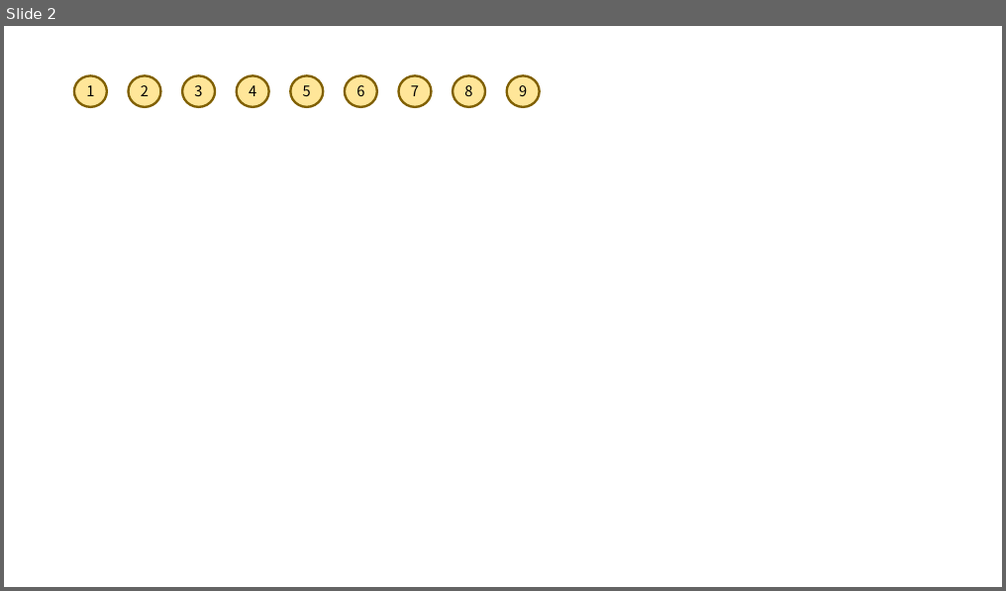
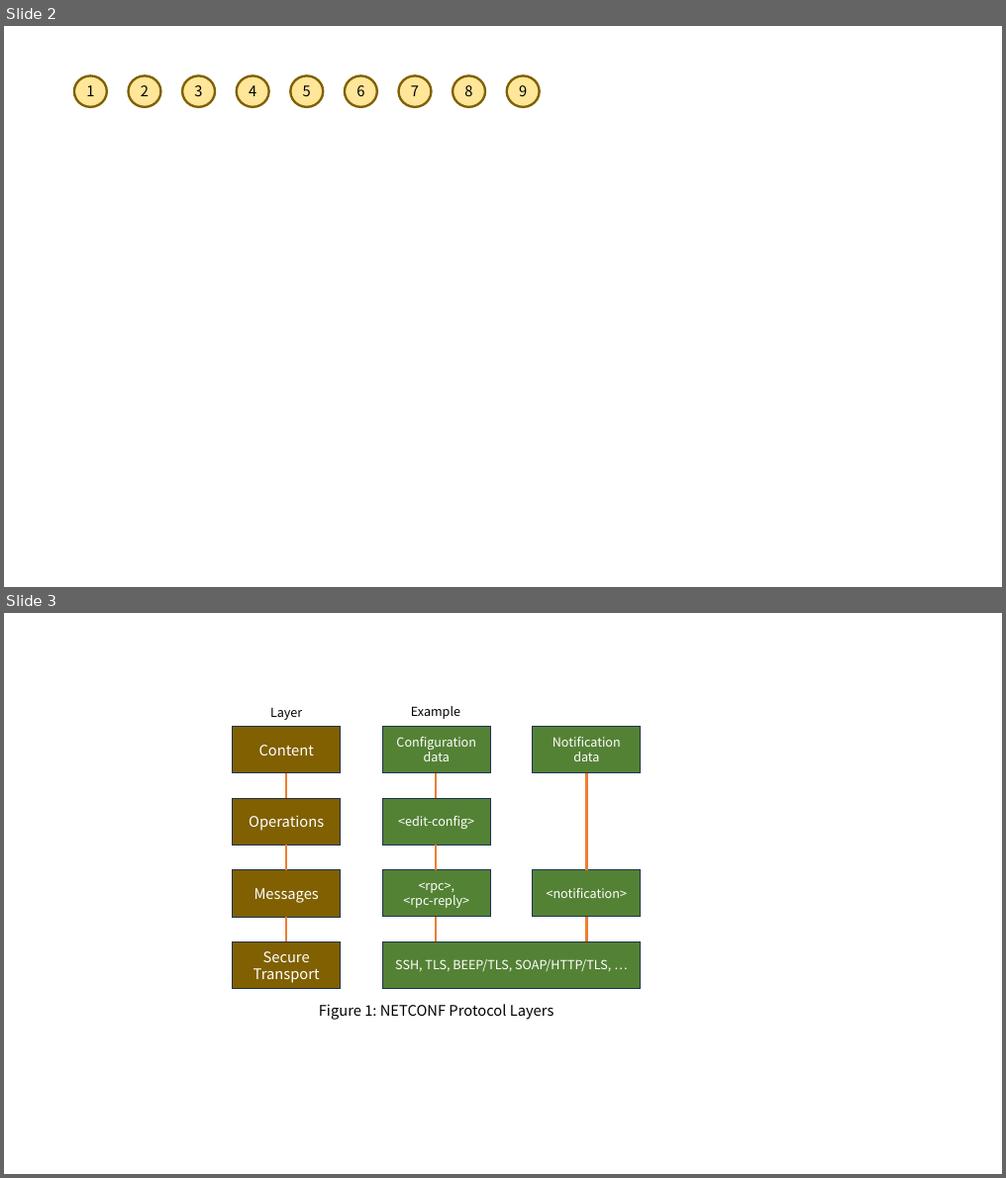
Before and after one commit to SangguKang/doc, a slide deck: Transfer/draw_temp.pptx. Shown one above the other, each under a label of ours: slide 2 before the commit, slides 2 and 3 after it. The pictures are 1006x591 and 1006x1178 pixels, drawn with LibreOffice and Linux fonts; fonts in the diff are those of the drawing. Boxes give left, top, right and bottom in pixels: in the first picture for what was removed or moved away, otherwise in the second. Text is boxed around its words. In the diff, an @@ line names an element or a change of style, - is before the commit and + after.

```diff
--- a/Transfer/draw_temp.pptx
+++ b/Transfer/draw_temp.pptx
@@ slide 3 added at box(4, 613, 1002, 1174), background #FFFFFF @@
@@ rectangle added at box(233, 727, 341, 774), fill #806000, outline #1E3256 1 pt, 14 pt, text #FFFFFF @@
+Content
@@ text added at box(270, 707, 302, 720), 12 pt, text #000000 @@
+Layer
@@ rectangle added at box(383, 727, 491, 774), fill #548235, outline #1E3256 1 pt, 12 pt, text #FFFFFF @@
+Configuration
+data
@@ text added at box(411, 706, 460, 719), 12 pt, text #000000 @@
+Example
@@ rectangle added at box(533, 727, 641, 774), fill #548235, outline #1E3256 1 pt, 12 pt, text #FFFFFF @@
+Notification
+data
@@ line added from (286, 773) to (286, 798), #ED7D31 2.25 pt @@
@@ line added from (436, 773) to (436, 798), #ED7D31 2.25 pt @@
@@ line added from (586, 773) to (586, 869), #ED7D31 2.25 pt @@
@@ rectangle added at box(233, 798, 341, 845), fill #806000, outline #1E3256 1 pt, 14 pt, text #FFFFFF @@
+Operations
@@ rectangle added at box(383, 798, 491, 845), fill #548235, outline #1E3256 1 pt, 12 pt, text #FFFFFF @@
+<edit-config>
@@ line added from (286, 845) to (286, 869), #ED7D31 2.25 pt @@
@@ line added from (436, 845) to (436, 869), #ED7D31 2.25 pt @@
@@ rectangle added at box(233, 870, 341, 918), fill #806000, outline #1E3256 1 pt, 14 pt, text #FFFFFF @@
+Messages
@@ rectangle added at box(383, 869, 491, 917), fill #548235, outline #1E3256 1 pt, 12 pt, text #FFFFFF @@
+<rpc>,
+<rpc-reply>
@@ rectangle added at box(533, 869, 641, 917), fill #548235, outline #1E3256 1 pt, 12 pt, text #FFFFFF @@
+<notification>
@@ line added from (286, 917) to (286, 942), #ED7D31 2.25 pt @@
@@ line added from (436, 917) to (436, 942), #ED7D31 2.25 pt @@
@@ line added from (586, 917) to (586, 942), #ED7D31 2.25 pt @@
@@ rectangle added at box(233, 943, 341, 989), fill #806000, outline #1E3256 1 pt, 14 pt, text #FFFFFF @@
+Secure
+Transport
@@ rectangle added at box(383, 942, 642, 989), fill #548235, outline #1E3256 1 pt, 12 pt, text #FFFFFF @@
+SSH, TLS, BEEP/TLS, SOAP/HTTP/TLS, …
@@ text added at box(319, 1004, 554, 1020), 14 pt, text #000000 @@
+Figure 1: NETCONF Protocol Layers
```
Also in this commit, not shown: 3 other slides added, 2 other files.
